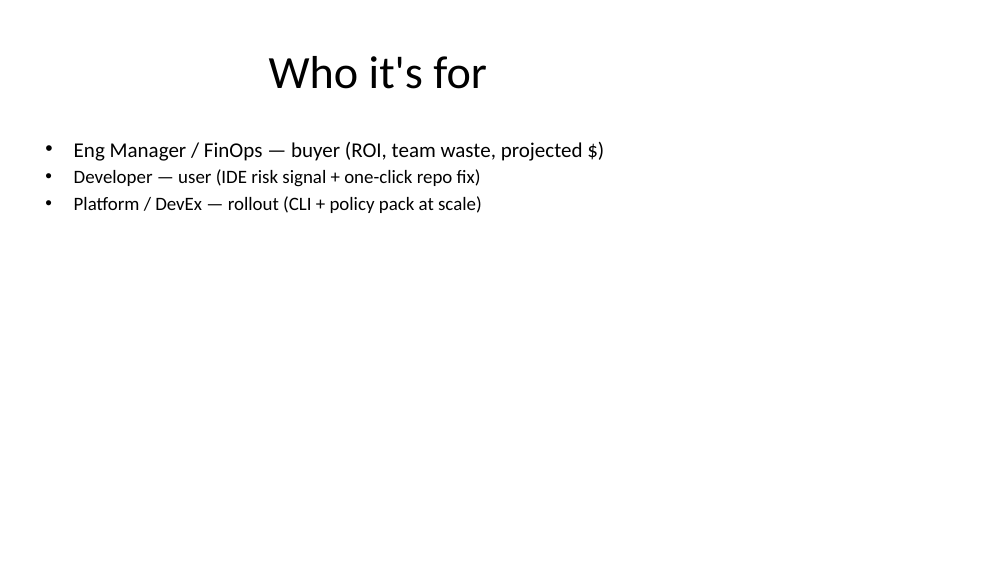
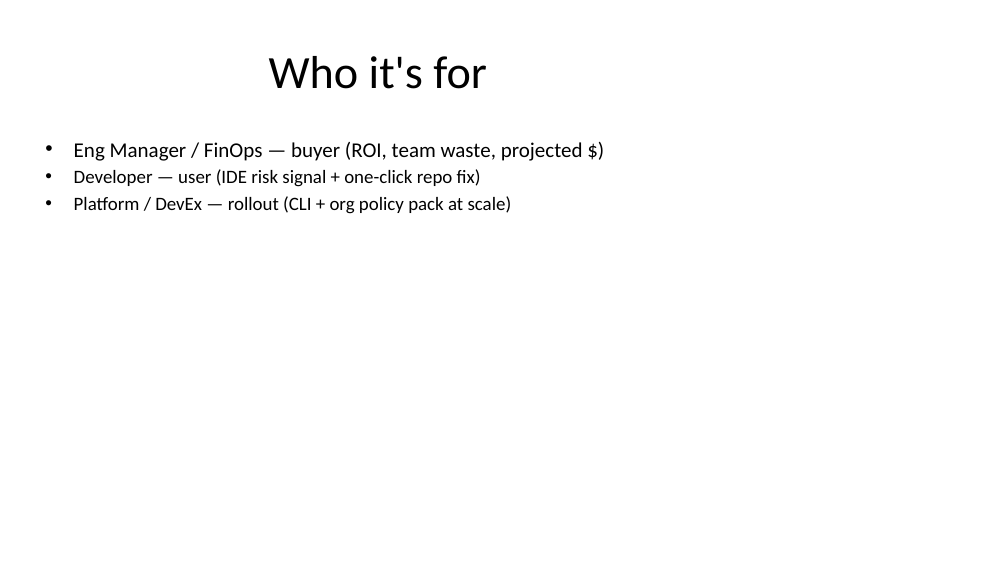
Before and after one commit to JordyNicholas/TokenForge, a slide deck: slide 5 of docs/pitch/TokenForge-Pitch.pptx (slide 3 before the commit). Drawn at 1008x567 pixels with LibreOffice and Linux fonts; fonts in the diff are those of the drawing. Boxes give left, top, right and bottom in pixels: in the first picture for what was removed or moved away, otherwise in the second. Text is boxed around its words. In the diff, an @@ line names an element or a change of style, - is before the commit and + after.

```diff
--- a/docs/pitch/TokenForge-Pitch.pptx
+++ b/docs/pitch/TokenForge-Pitch.pptx
@@ text at bbox=[74, 196, 512, 214]: text changed @@
-• Platform / DevEx — rollout (CLI + policy pack at scale)
+• Platform / DevEx — rollout (CLI + org policy pack at scale)
```
Also in this commit, not shown: 5 other slides changed, 2 slides added, 2 slides removed, 5 other files.
